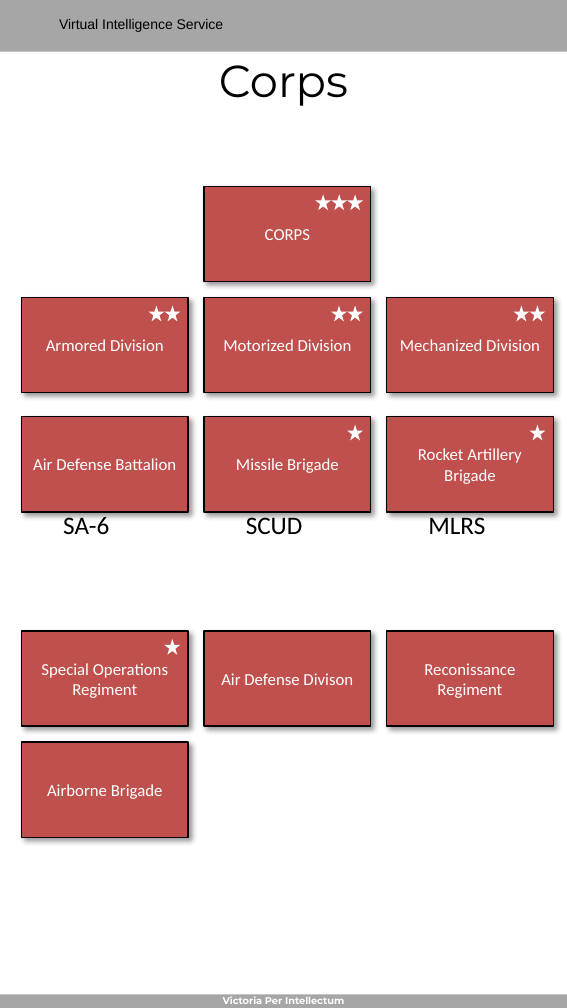
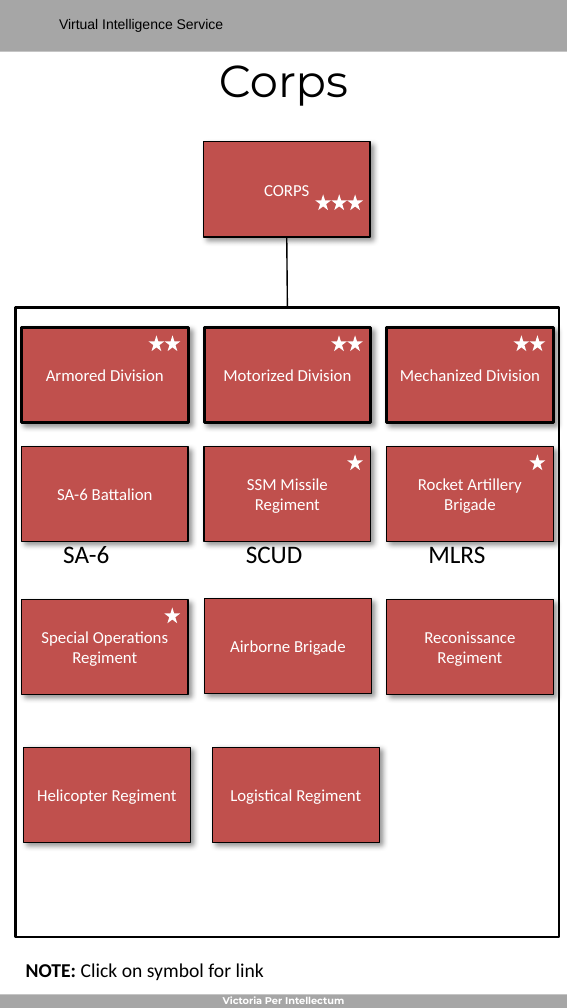
Before and after one commit to 132nd-vWing/ATRM_Brief, a slide deck: slide 14 of Files/VIS - Generic Order of Battle.pptx (slide 9 before the commit). Drawn at 567x1008 pixels with LibreOffice and Linux fonts; fonts in the diff are those of the drawing; background and template pictures are left out. Boxes give left, top, right and bottom in pixels: in the first picture for what was removed or moved away, otherwise in the second. Text is boxed around its words. In the diff, an @@ line names an element or a change of style, - is before the commit and + after.

```diff
--- a/Files/VIS - Generic Order of Battle.pptx
+++ b/Files/VIS - Generic Order of Battle.pptx
@@ rectangle "CORPS": place and size @@
-rectangle "CORPS" at bbox=[205, 187, 371, 281]
+rectangle "CORPS" at bbox=[204, 142, 370, 237]
@@ line added from (288, 237) to (288, 308), #000000 1 pt @@
@@ rectangle added at bbox=[16, 308, 560, 938], outline #000000 2 pt @@
@@ outline #000000 1 pt to #000000 2 pt in 3 elements at bbox=[21, 328, 188, 423], bbox=[387, 328, 554, 423], bbox=[205, 328, 371, 423] @@
@@ 8 stars, 6 rectangles, 3 texts: place and size @@
-8 stars, 6 rectangles, 3 texts at bbox=[21, 298, 554, 534]
+8 stars, 6 rectangles, 3 texts at bbox=[21, 328, 554, 564]
@@ text in rectangle at bbox=[247, 478, 327, 513]: text changed @@
-Missile Brigade
+SSM Missile Regiment
@@ text in rectangle at bbox=[57, 488, 153, 500]: text changed @@
-Air Defense Battalion
+SA-6 Battalion
@@ rectangle "Airborne Brigade": place and size @@
-rectangle "Airborne Brigade" at bbox=[21, 743, 188, 837]
+rectangle "Airborne Brigade" at bbox=[205, 599, 371, 694]
@@ 2 rectangles, 1 star: place and size @@
-2 rectangles, 1 star at bbox=[21, 632, 554, 726]
+2 rectangles, 1 star at bbox=[21, 600, 554, 695]
@@ rectangle removed at bbox=[205, 632, 371, 726] @@
-Air Defense Divison
@@ rectangle added at bbox=[23, 748, 190, 842], fill #C0504D, outline #000000 1 pt, 12 pt, text #FFFFFF @@
+Helicopter Regiment
@@ rectangle added at bbox=[213, 748, 379, 842], fill #C0504D, outline #000000 1 pt, 12 pt, text #FFFFFF @@
+Logistical Regiment
@@ text added at bbox=[26, 963, 264, 980], 14 pt, text #000000 @@
+NOTE: Click on symbol for link
```
Also in this commit, not shown: 11 other slides changed, 18 slides added, 1 other file.
